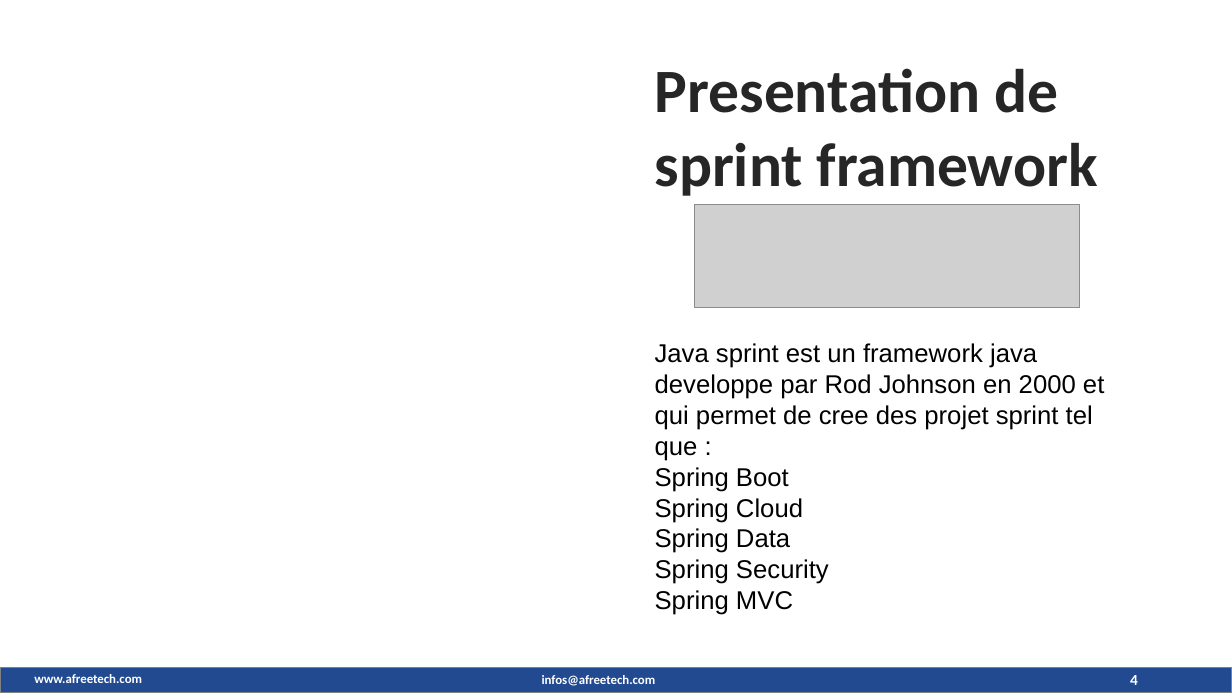
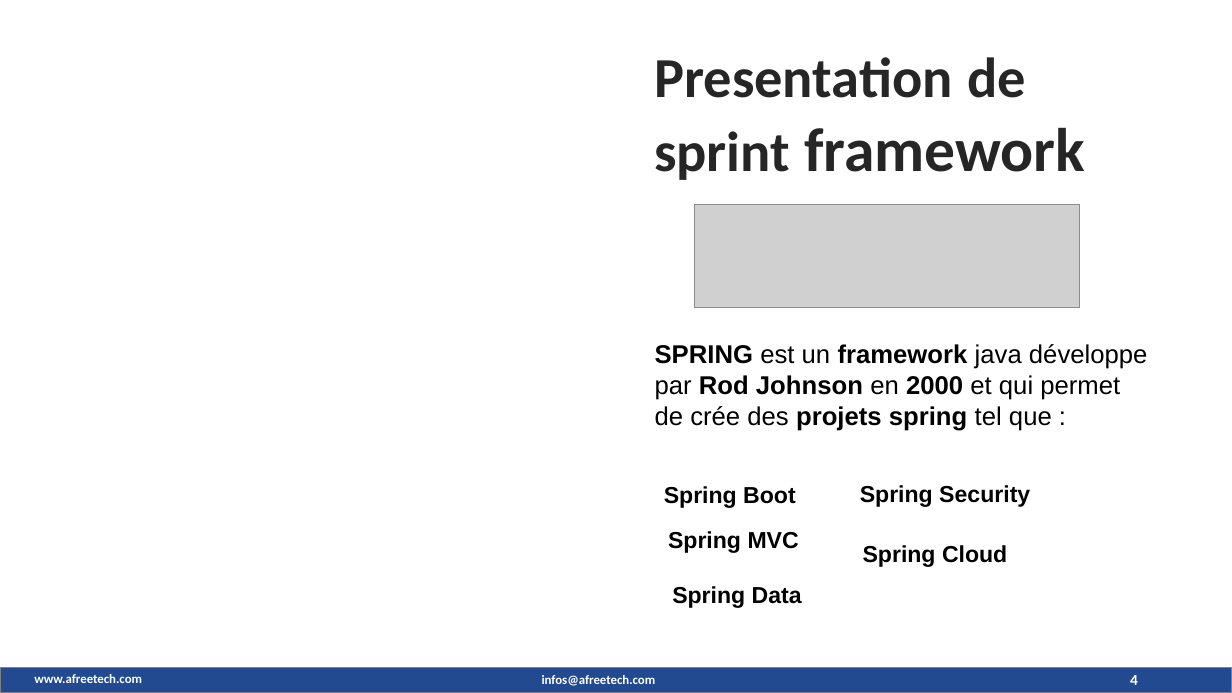
Before and after one commit to maximedorlin/maximedorlin, a slide deck: slide 4 of sprint boot.pptx. Drawn at 1232x693 pixels with LibreOffice and Linux fonts; fonts in the diff are those of the drawing; grey boxes stand for pictures; background and template pictures are left out. Boxes give left, top, right and bottom in pixels: in the first picture for what was removed or moved away, otherwise in the second. Text is boxed around its words. In the diff, an @@ line names an element or a change of style, - is before the commit and + after.

```diff
--- a/sprint boot.pptx
+++ b/sprint boot.pptx
@@ text "Presentation de sprint framework": place and size @@
-text "Presentation de sprint framework" at (655, 68, 1098, 196)
+text "Presentation de sprint framework" at (654, 57, 1085, 180)
@@ text "Presentation de sprint framework" at (654, 57, 1085, 180): size 48 to 44 pt in "Presentation de sprint" @@
@@ text at (655, 344, 1148, 431): text changed @@
-Java sprint est un framework java developpe par Rod Johnson en 2000 et qui permet de cree des projet sprint tel que :
-Spring Boot
-Spring Cloud
-Spring Data
-Spring Security
-Spring MVC
+SPRING est un framework java développe par Rod Johnson en 2000 et qui permet de crée des projets spring tel que :
@@ text added at (664, 486, 796, 508), 18 pt, text #000000, bold @@
+Spring Boot
@@ text added at (860, 485, 1030, 507), 18 pt, text #000000, bold @@
+Spring Security
@@ text added at (668, 531, 799, 553), 18 pt, text #000000, bold @@
+Spring MVC
@@ text added at (863, 545, 1007, 567), 18 pt, text #000000, bold @@
+Spring Cloud
@@ text added at (672, 586, 802, 608), 18 pt, text #000000, bold @@
+Spring Data
```
Also in this commit, not shown: 9 other slides changed, 5 slides added, 4 slides removed.
